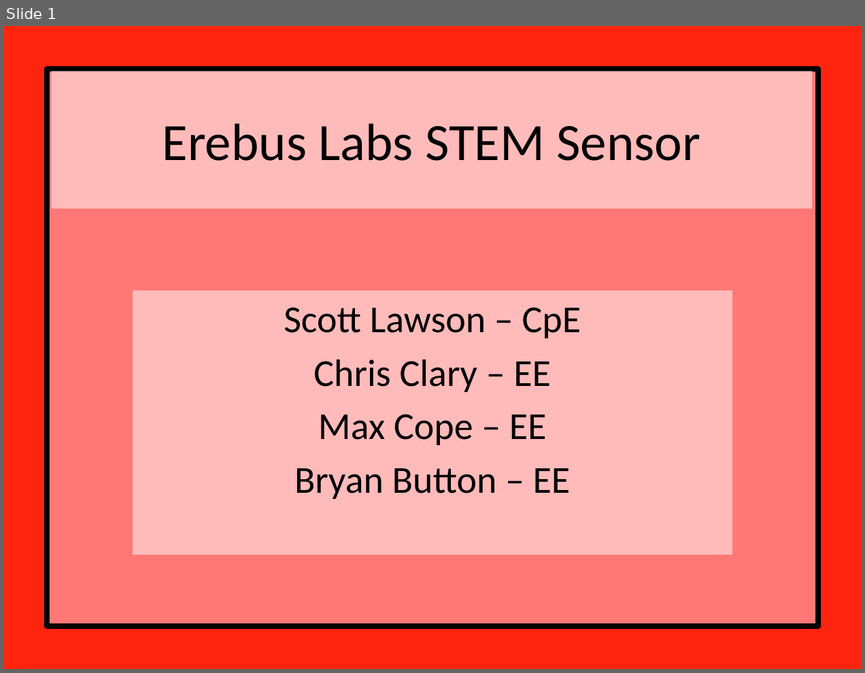
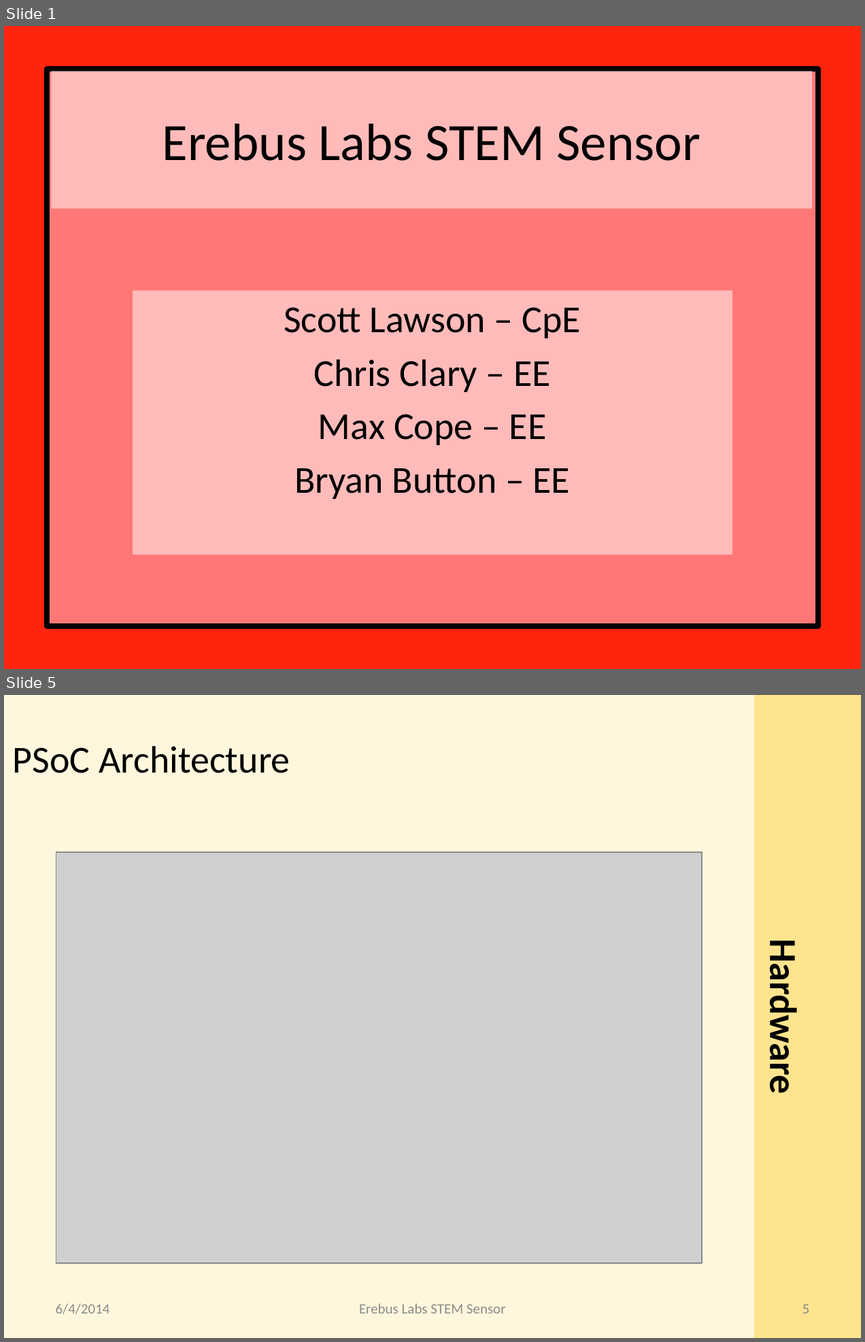
Before and after one commit to erebus-labs/PSU-VOC-SENSOR-2K14, a slide deck: Documents/Capstone Presentation.pptx. Shown one above the other, each under a label of ours: slide 1 before the commit, slides 1 and 5 after it; the slides between them are not shown. The pictures are 865x673 and 865x1342 pixels, drawn with LibreOffice and Linux fonts; fonts in the diff are those of the drawing; grey boxes stand for pictures. Boxes give left, top, right and bottom in pixels: in the first picture for what was removed or moved away, otherwise in the second. Text is boxed around its words. In the diff, an @@ line names an element or a change of style, - is before the commit and + after.

```diff
--- a/Documents/Capstone Presentation.pptx
+++ b/Documents/Capstone Presentation.pptx
@@ slide 5 added at bbox=[4, 695, 861, 1338], background #FFF7DD @@
@@ rectangle added at bbox=[753, 695, 861, 1338], fill #FFE48F @@
@@ text added at bbox=[13, 746, 290, 773], 32 pt, text #000000 @@
+PSoC Architecture
@@ picture added at bbox=[56, 852, 702, 1262] @@
@@ text added at bbox=[759, 953, 806, 1089], 32 pt, text #000000, bold @@
+Hardware
@@ text added at bbox=[56, 1303, 110, 1314], 12 pt, text #8C8C8C @@
+6/4/2014
@@ text added at bbox=[359, 1303, 506, 1313], 12 pt, text #8C8C8C @@
+Erebus Labs STEM Sensor
@@ page number added at bbox=[802, 1304, 810, 1313], 12 pt, text #8C8C8C @@
+5
```
Also in this commit, not shown: 19 other slides added, 2 slides removed, 4 other files.
